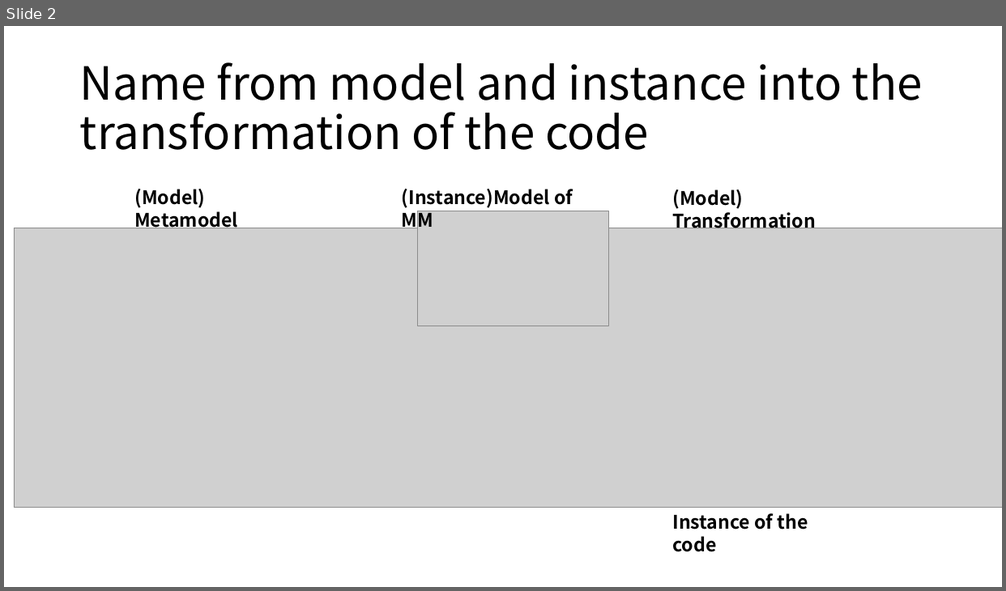
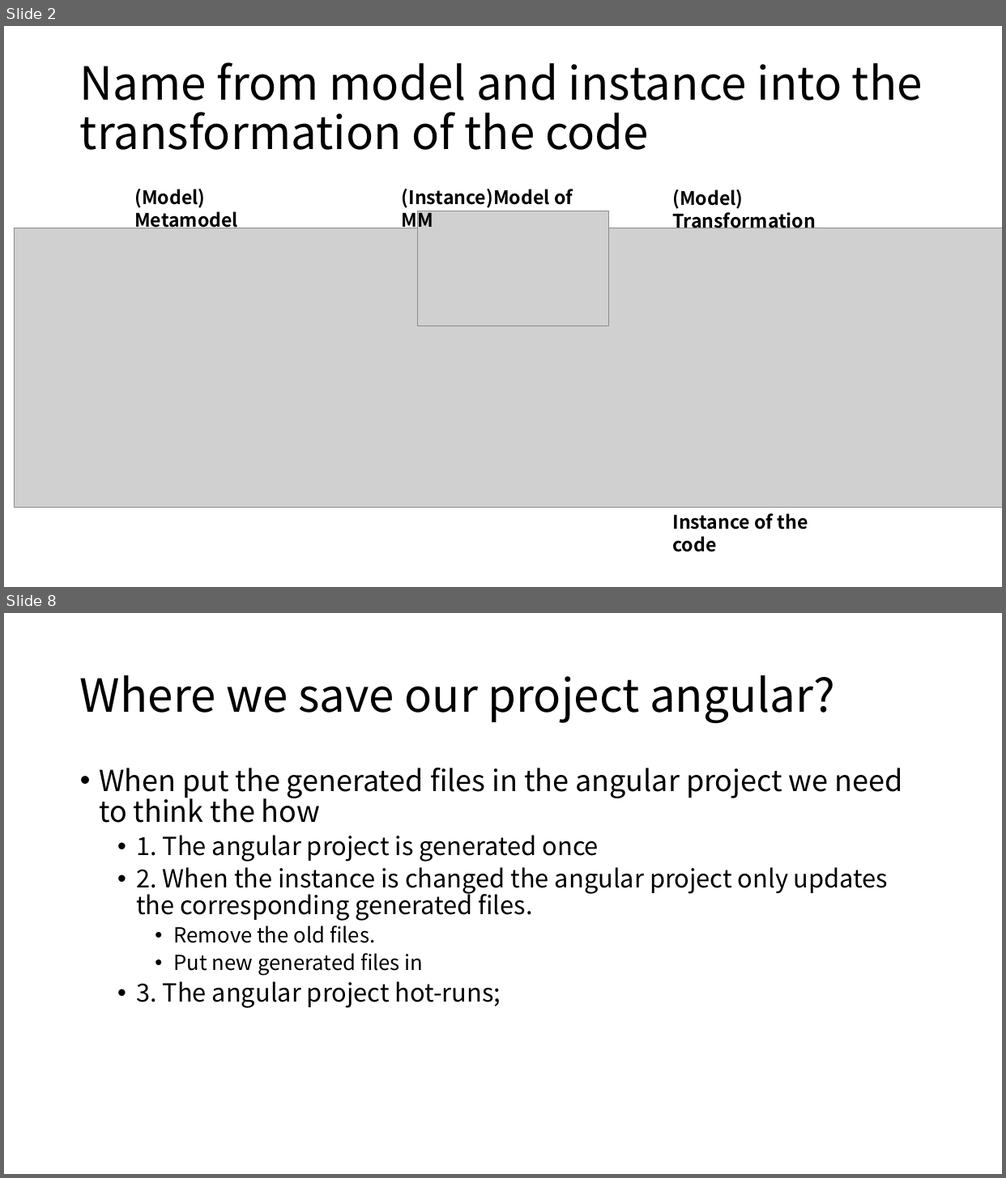
Before and after one commit to cedececa/tfg-model-2-web, a slide deck: planning-and-logs/Xtext&Xtend.pptx. Shown one above the other, each under a label of ours: slide 2 before the commit, slides 2 and 8 after it; the slides between them are not shown. The pictures are 1006x591 and 1006x1178 pixels, drawn with LibreOffice and Linux fonts; fonts in the diff are those of the drawing; grey boxes stand for pictures. Boxes give left, top, right and bottom in pixels: in the first picture for what was removed or moved away, otherwise in the second. Text is boxed around its words. In the diff, an @@ line names an element or a change of style, - is before the commit and + after.

Commit message:
Put generated-files in angular project

```diff
--- a/planning-and-logs/Xtext&Xtend.pptx
+++ b/planning-and-logs/Xtext&Xtend.pptx
@@ slide 8 added at (4,613,1002,1174), background #FFFFFF @@
@@ title added at (80,675,835,723), 44 pt, text #000000 @@
+Where we save our project angular?
@@ text added at (99,768,902,1008), 24 pt, text #000000 @@
+• When put the generated files in the angular project we need to think the how
+  • 1. The angular project is generated once
+  • 2. When the instance is changed the angular project only updates the corresponding generated files.
+    • Remove the old files.
+    • Put new generated files in
+  • 3. The angular project hot-runs;
```
Also in this commit, not shown: 5 other slides added, 32 other files.
